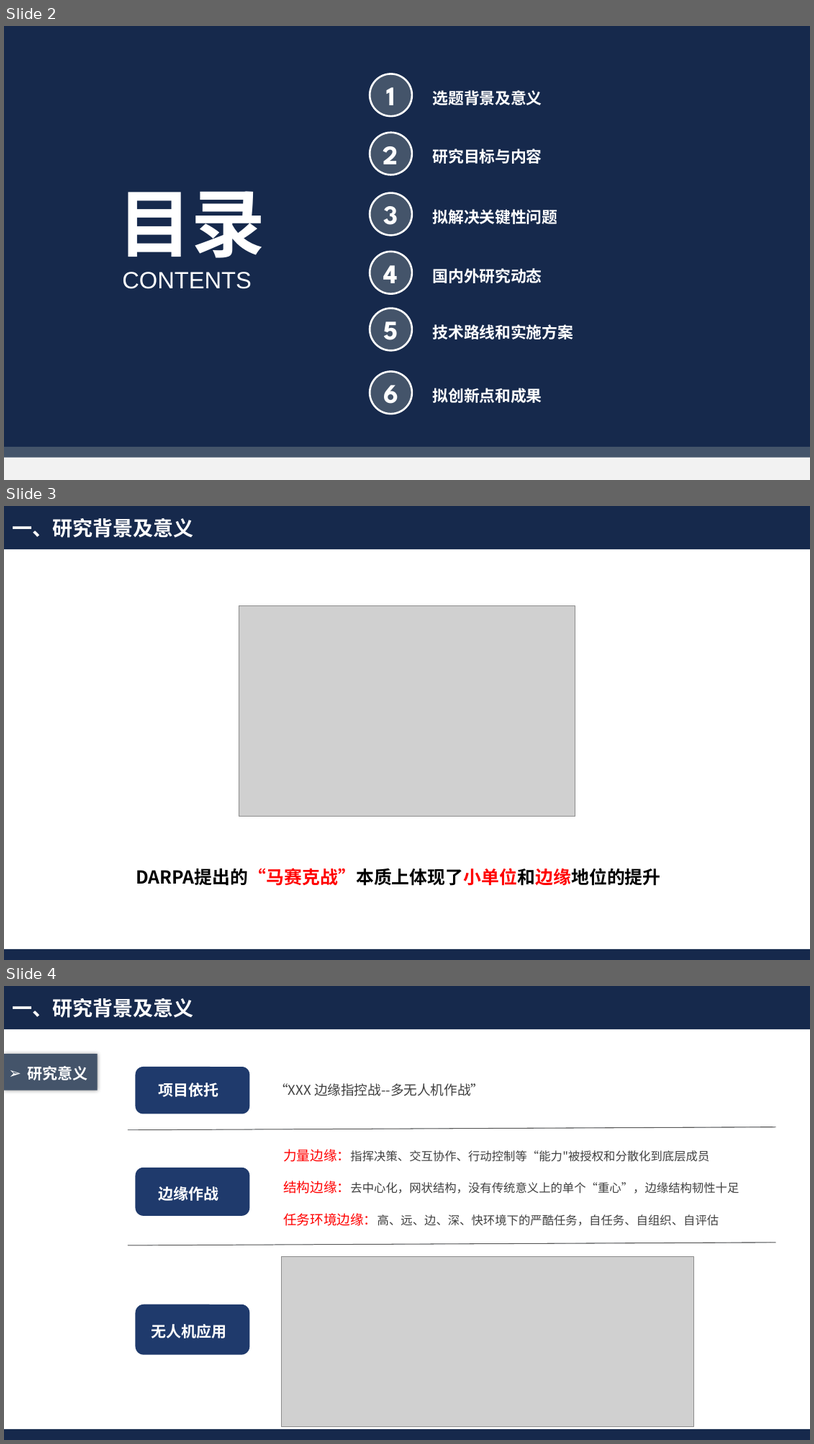
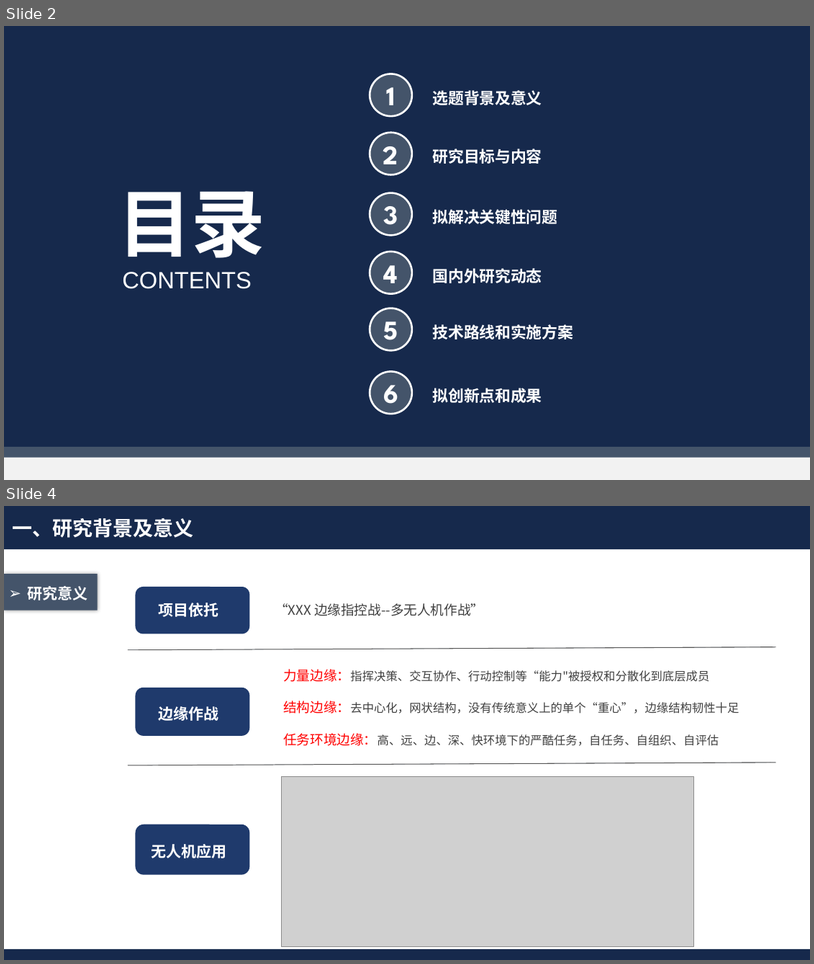
Before and after one commit to Akihi7777/day-day-up, a slide deck: 毕业近在咫尺/开题答辩.pptx. Shown one above the other, each under a label of ours: slides 2, 3 and 4 before the commit, slides 2 and 4 after it; the slides between them are not shown. The pictures are 814x1444 and 814x964 pixels, drawn with LibreOffice and Linux fonts; fonts in the diff are those of the drawing; grey boxes stand for pictures; background and template pictures are left out. Boxes give left, top, right and bottom in pixels: in the first picture for what was removed or moved away, otherwise in the second. Text is boxed around its words. In the diff, an @@ line names an element or a change of style, - is before the commit and + after.

```diff
--- a/毕业近在咫尺/开题答辩.pptx
+++ b/毕业近在咫尺/开题答辩.pptx
@@ slide 3 removed at (4,506,810,960), background #FFFFFF; not listed: 2 template elements that a slide beside it also shows @@
@@ text removed at (12,518,193,538) @@
-一、研究背景及意义
@@ picture removed at (239,606,575,816) @@
@@ text removed at (136,867,661,885) @@
-DARPA提出的“马赛克战”本质上体现了小单位和边缘地位的提升
```
Also in this commit, not shown: 1 slide changed, 2 slides added, 2 other slides removed, 4 other files.
